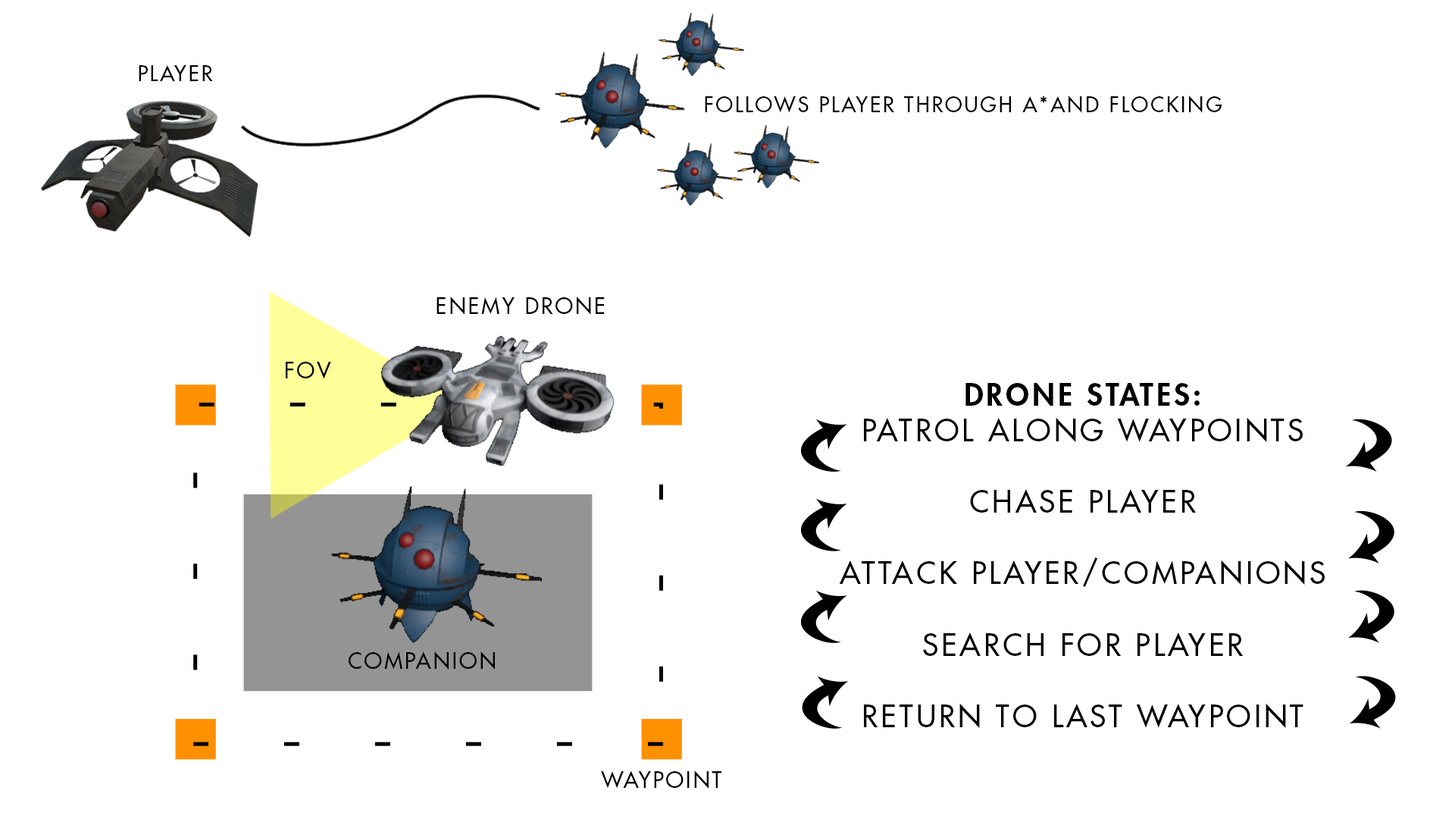
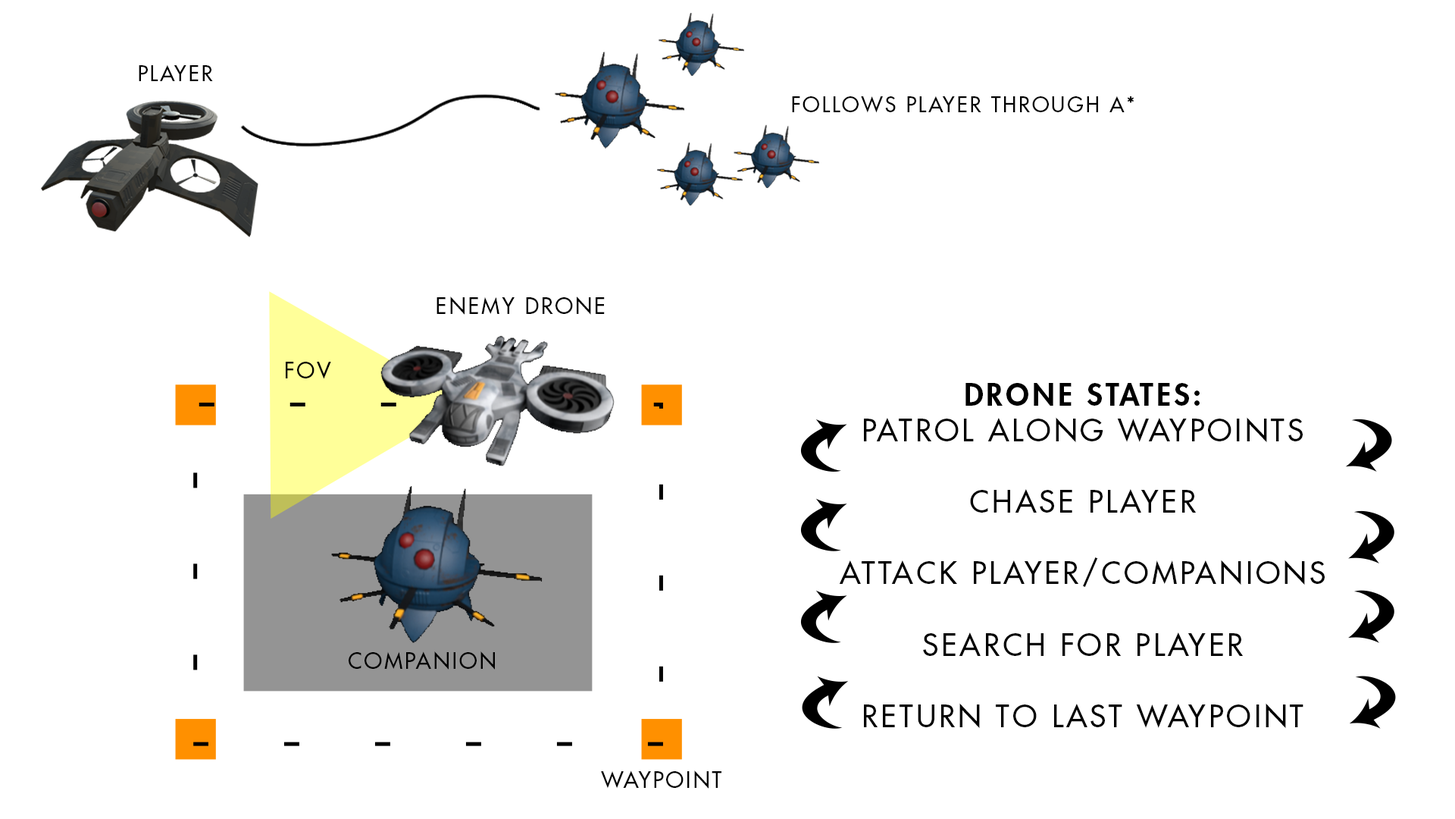
Two versions of the same layered image (1455×819). Layer-by-layer changes:
renamed "Follows player through A*and Flocking" to "Follows player through A*", painted on it over [704, 95, 1222, 113]
